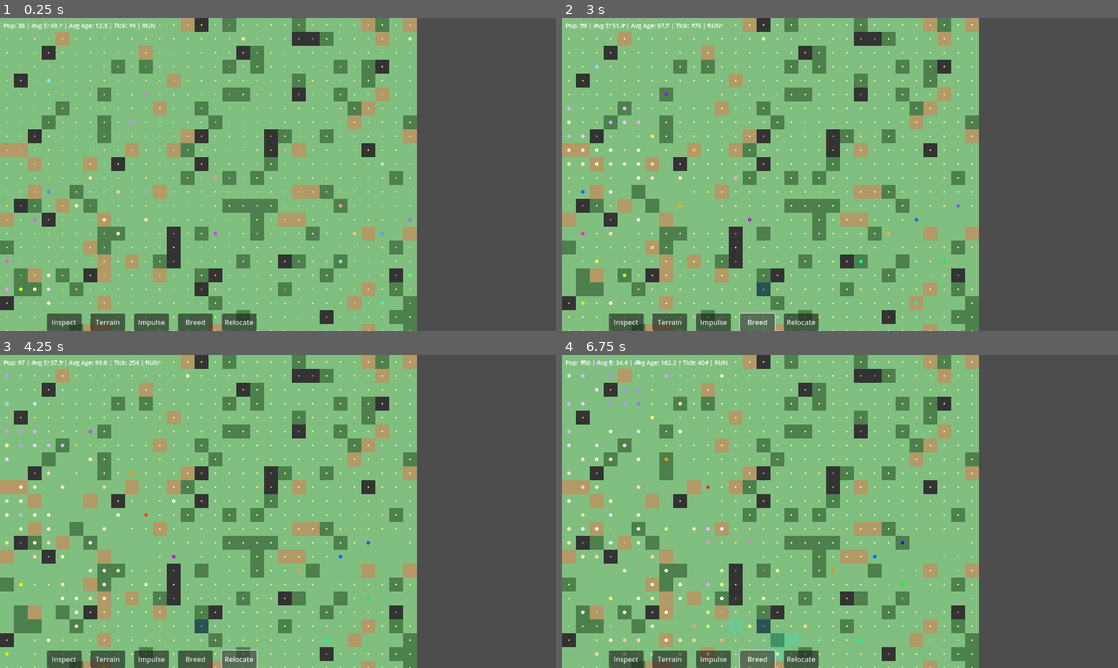
Above: before the commit, frames 1-4 (two rows, left to right).
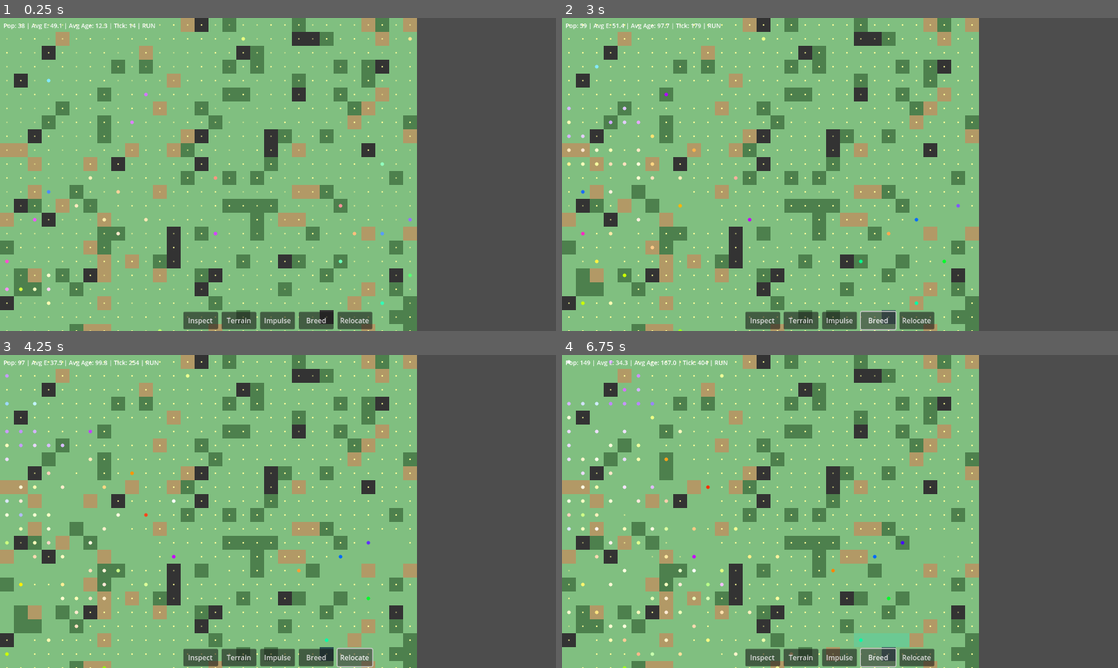
Above: after the commit, the same moments.

Repository: lavich/EvoCraft
Game: Godot game, scene res://main.tscn
Two runs of this game, one before a commit and one after it. Both use one fixed random seed, a clock stepped at 60 frames per second and the inputs below.
Inputs:
- Up to frame 1 (0.25 s): no input
- Up to frame 2 (3 s): click "Inspect" at 0.5 s; click "Terrain" at 1.25 s; click "Impulse" at 2 s; click "Breed" at 2.75 s
- Up to frame 3 (4.25 s): click "Relocate" at 3.5 s
- Up to frame 4 (6.75 s): click "Inspect" at 4.25 s; click "Terrain" at 5 s; click "Impulse" at 5.75 s; click "Breed" at 6.5 s

The runs differ from the first frame. In frame 1, 2.5% of the frame differs, in the area x 8-67%, y 93-100%; in frame 2, 2.7%; in frame 3, 2.7%; in frame 4, 3.5%, in the area x 0-74%, y 1-100%.

Commit message:
fix: anchor ToolPalette to bottom-center, InspectPopup centered relative to screen

Diff:
--- a/main.tscn
+++ b/main.tscn
@@ -36,11 +36,17 @@
 offset_bottom = 200.0
 
 [node name="ToolPalette" type="HBoxContainer" parent="HUD"]
-layout_mode = 0
-offset_left = 100.0
-offset_top = 680.0
-offset_right = 600.0
-offset_bottom = 720.0
+layout_mode = 3
+anchors_preset = 15
+anchor_left = 0.5
+anchor_top = 1.0
+anchor_right = 0.5
+anchor_bottom = 1.0
+offset_left = -220.0
+offset_top = -44.0
+offset_right = 220.0
+offset_bottom = -4.0
+grow_horizontal = 2
 theme_override_constants/separation = 4
 
 [node name="PointerBtn" type="Button" parent="HUD/ToolPalette"]
@@ -74,20 +80,30 @@
 text = "Relocate"
 
 [node name="InspectPopup" type="Panel" parent="HUD"]
-layout_mode = 0
-offset_left = 800.0
-offset_top = 60.0
-offset_right = 1180.0
-offset_bottom = 360.0
+layout_mode = 3
+anchors_preset = 0
+anchor_left = 0.35
+anchor_top = 0.15
+anchor_right = 0.65
+anchor_bottom = 0.5
+offset_left = 0.0
+offset_top = 0.0
+offset_right = 0.0
+offset_bottom = 0.0
 visible = false
 theme_override_styles/panel = SubResource(1)
 
 [node name="InspectLabel" type="RichTextLabel" parent="HUD/InspectPopup"]
-layout_mode = 0
-offset_left = 8
-offset_top = 8
-offset_right = 372
-offset_bottom = 292
+layout_mode = 1
+anchors_preset = 15
+anchor_left = 1.0
+anchor_top = 1.0
+anchor_right = 1.0
+anchor_bottom = 1.0
+offset_left = 8.0
+offset_top = 8.0
+offset_right = -8.0
+offset_bottom = -8.0
 theme_override_colors/default_color = Color(1, 1, 1, 1)
 theme_override_font_sizes/normal_font_size = 12
 bbcode_enabled = true
